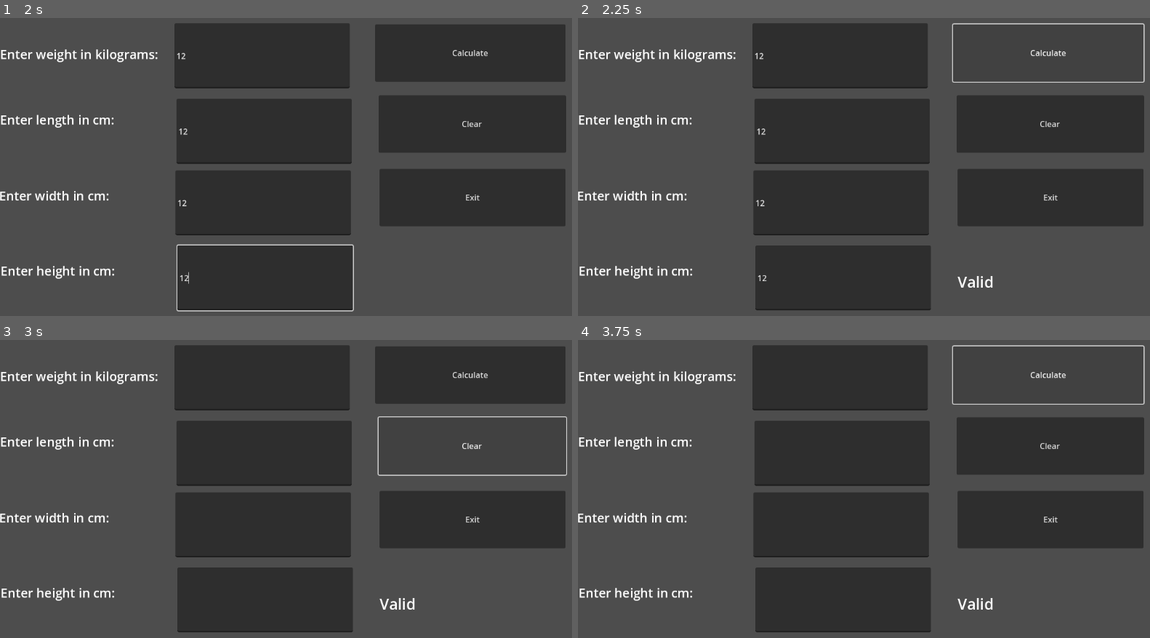
Above: before the commit, frames 1-4 (two rows, left to right).
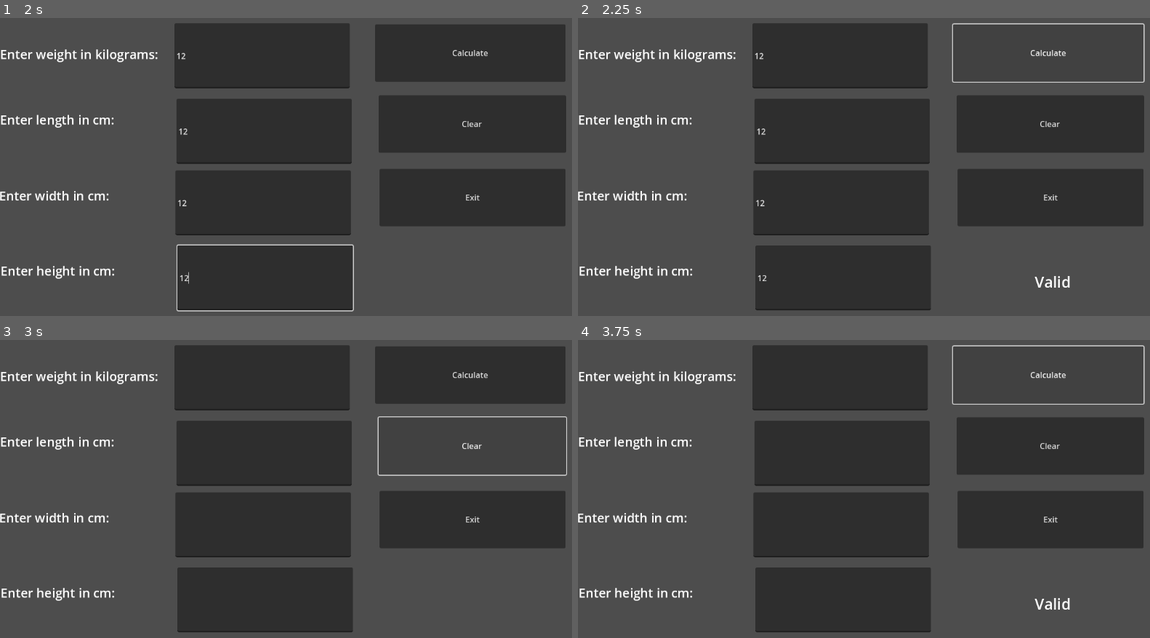
Above: after the commit, the same moments.

Repository: Tait-Sherfinski/Game-Design-I
Game: Godot game, scene res://lp_4_2.tscn
Same seed, same stepped clock (60 frames per second), same inputs: the game is played once before the commit and once after it. This scene is started directly instead of the project's main scene.
Inputs (mouse positions are in pixels of both pictures, inside the frame that each line leads up to):
- Up to frame 1 (2 s): click (263, 56) at 0.52 s; type "12" at 0.6 s; click (263, 131) at 0.75 s; type "12" at 0.83 s; click (263, 202) at 0.98 s; type "12" at 1.07 s; click (263, 277) at 1.27 s; type "12" at 1.35 s
- Up to frame 2 (2.25 s): click "Calculate" at 2 s
- Up to frame 3 (3 s): click "Clear" at 2.75 s
- Up to frame 4 (3.75 s): click "Calculate" at 3.5 s

Frame 1 is identical in both runs. In frame 2, 0.2% of the frame differs, in the area x 66-87%, y 86-91%; in frame 3, 0.1%; in frame 4, 0.2%.

Commit message:
update lp42

Diff:
--- a/LP4-2.gd
+++ b/LP4-2.gd
@@ -25,6 +25,8 @@
 		$lblOut.text = "Too Heavy and Too Large"
 	elif weight < 27 and size < 100000:
 		$lblOut.text = "Valid"
+	elif weight < 0 or size < 0:
+		$lblOut.text = "Please enter a valid number"
 
 
 
@@ -36,6 +38,7 @@
 	$txtLen.text = ""
 	$txtWid.text = ""
 	$txtHeight.text = ""
+	$lblOut.text = ""
 
 
 func _on_button_3_pressed():
--- a/lp_4_2.tscn
+++ b/lp_4_2.tscn
@@ -89,6 +89,7 @@
 offset_right = 1130.0
 offset_bottom = 630.0
 label_settings = SubResource("LabelSettings_c5xgk")
+horizontal_alignment = 1
 vertical_alignment = 1
 
 [node name="Button" type="Button" parent="."]
